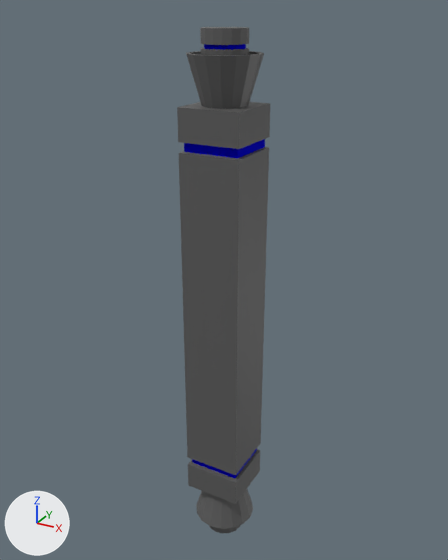
What one commit did to the glTF model assets/models/player1.glb.
Rendered twice from a camera (50 mm lens) standing at (8.24, -15.03, 8.74) and looking at (-0.24, 0.38, 1.03). Arrows for +X, +Y and +Z are at lower left; the lights stay in place. Where no turn or scale is listed for an object, it has been applied to the vertices.

The scene before the commit, as lines of its bpy script (objects in view):
```python
mat_material = principled_material('Material')
mat_material.base_color = (0.106, 0.106, 0.106)  # dark grey #5b5b5b
me_cube = bpy.data.meshes.new('Cube')
me_cube.from_pydata(...)  # 332 vertices, 660 faces; spans x -1.0..1.0, y -1.0..1.0, z -8.3..8.3
# faces by material slot: [580, 80]
me_cube.materials.append(mat_material)  # dark grey #5b5b5b
me_cube.materials.append(mat_material_001)  # blue #0500e8
ob_cube = bpy.data.objects.new('Cube', me_cube)
ob_cube.location = (0.0, 0.0, 0.0)
```
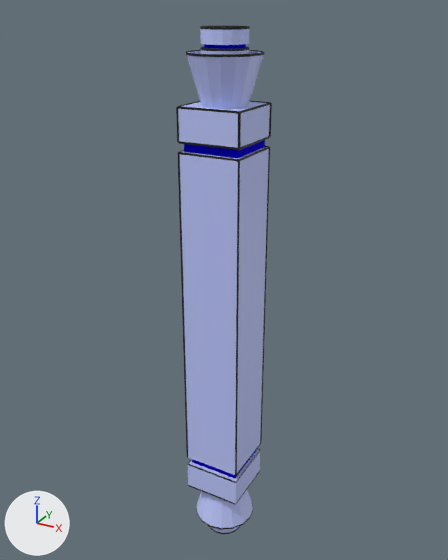
The change, as a diff of the scene's bpy script:
```diff
--- a/assets/models/player1.glb.py
+++ b/assets/models/player1.glb.py
@@ mat_material @@
 mat_material = principled_material('Material')
-mat_material.base_color = (0.106, 0.106, 0.106)  # dark grey #5c5c5c
+mat_material.base_color = (0.519, 0.586, 1.0)  # blue #bfc9ff
@@ ob_cube_012 @@
+ob_cube_012 = bpy.data.objects.new('Cube.012', me_cube_014)  # 72 vertices, 96 faces; spans x -0.95..0.95, y -0.95..-0.89, z -5.13..5.13; in mat_material_002 (black #000000)
+ob_cube_012.location = (0.0, 0.0, 0.0)
@@ ob_cube_003 @@
+ob_cube_003 = bpy.data.objects.new('Cube.003', me_cube_013)  # 24 vertices, 24 faces; spans x -0.92..0.92, y -0.92, z 5.1..5.16; in mat_material_002 (black #000000)
+ob_cube_003.location = (0.0, 0.0, 0.0)
@@ ob_cube_010 @@
+ob_cube_010 = bpy.data.objects.new('Cube.010', me_cube_010)  # 48 vertices, 48 faces; spans x 0.88..0.96, y -0.96..0.96, z 5.42..6.33; in mat_material_002 (black #000000)
+ob_cube_010.location = (0.0, 0.0, 0.0)
@@ ob_cube_001 @@
+ob_cube_001 = bpy.data.objects.new('Cube.001', me_cube_001)  # 96 vertices, 96 faces; spans x 0.92, y -0.92..0.92, z -6.36..6.36; in mat_material_002 (black #000000)
+ob_cube_001.location = (0.0, 0.0, 0.0)
@@ ob_cube_009 @@
+ob_cube_009 = bpy.data.objects.new('Cube.009', me_cube_009)  # 96 vertices, 96 faces; spans x -0.92..0.92, y -0.92..0.92, z -5.16..5.16; in mat_material_002 (black #000000)
+ob_cube_009.location = (0.0, 0.0, 0.0)
@@ ob_cube_007 @@
+ob_cube_007 = bpy.data.objects.new('Cube.007', me_cube_015)  # 72 vertices, 96 faces; spans x -0.95..0.95, y 0.89..0.95, z -5.13..5.13; in mat_material_002 (black #000000)
+ob_cube_007.location = (0.0, 0.0, 0.0)
@@ ob_cube_006 @@
+ob_cube_006 = bpy.data.objects.new('Cube.006', me_cube_006)  # a torus around z (ring radius 1.0, tube radius 0.0) spanning x -1.0..1.0, y -1.0..1.0, z -7.7..-7.6; a torus around z (ring radius 1.0, tube radius 0.0) spanning x -1.0..1.0, y -1.0..1.0, z 7.6..7.7; in mat_material_002 (black #000000)
+ob_cube_006.location = (0.0, 0.0, 0.0)
@@ ob_cube_005 @@
+ob_cube_005 = bpy.data.objects.new('Cube.005', me_cube_005)  # a torus around z (ring radius 0.6, tube radius 0.0) spanning x -0.6..0.6, y -0.6..0.6, z -7.8..-7.7; a torus around z (ring radius 0.6, tube radius 0.0) spanning x -0.6..0.6, y -0.6..0.6, z -8.3..-8.2; a torus around z (ring radius 0.6, tube radius 0.0) spanning x -0.6..0.6, y -0.6..0.6, z 7.7..7.8; a torus around z (ring radius 0.6, tube radius 0.0) spanning x -0.6..0.6, y -0.6..0.6, z 8.2..8.3; in mat_material_002 (black #000000)
+ob_cube_005.location = (0.0, 0.0, 0.0)
@@ ob_cube_004 @@
+ob_cube_004 = bpy.data.objects.new('Cube.004', me_cube_004)  # 192 vertices, 192 faces; spans x -0.92..0.92, y -0.92..0.92, z -6.36..6.36; in mat_material_002 (black #000000)
+ob_cube_004.location = (0.0, 0.0, 0.0)
```

Location of each change, [x1, y1, x2, y2] in pixels of the pictures (448 x 560 px):
'Cube', recoloured (grey to blue)
    both: [177, 27, 270, 533]
'Cube.012', added
    after: [178, 153, 240, 476]
'Cube.004', added
    after: [177, 101, 270, 505]
'Cube.007', added
    after: [260, 147, 270, 444]
'Cube.005', added
    after: [200, 26, 250, 534]
'Cube.006', added
    after: [186, 50, 264, 530]
'Cube.001', added
    after: [236, 102, 271, 504]
'Cube.010', added
    after: [238, 103, 272, 149]
'Cube.003', added
    after: [178, 152, 239, 161]
'Cube.009', added
    after: [180, 147, 269, 474]
